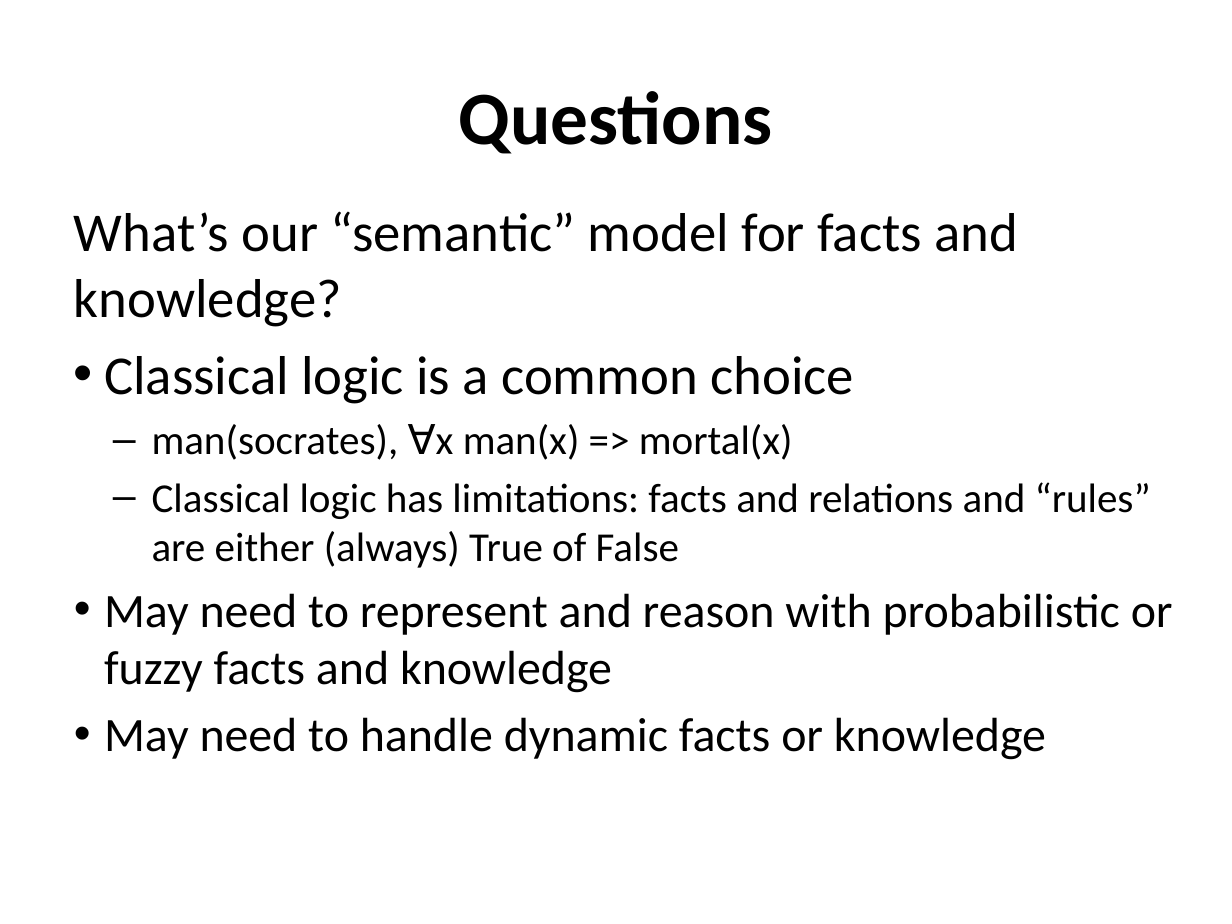
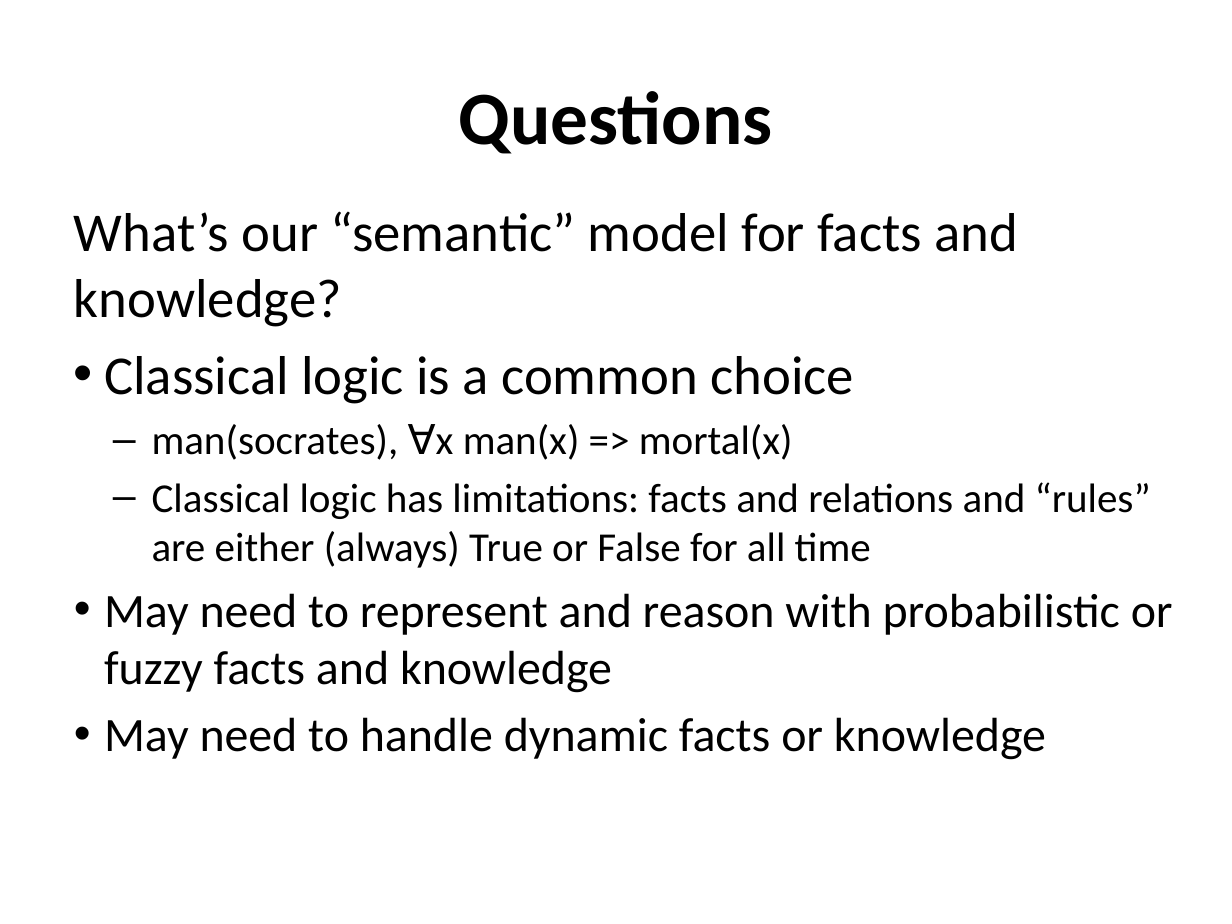
Before and after one commit to UMBC-CMSC-491-691-F19-Knowledge-Graphs/class_material, a slide deck: slide 6 of notes/01_introduction/01c_technologies.pptx. Drawn at 1232x924 pixels with LibreOffice and Linux fonts; fonts in the diff are those of the drawing. Boxes give left, top, right and bottom in pixels: in the first picture for what was removed or moved away, otherwise in the second. Text is boxed around its words. In the diff, an @@ line names an element or a change of style, - is before the commit and + after.

```diff
--- a/notes/01_introduction/01c_technologies.pptx
+++ b/notes/01_introduction/01c_technologies.pptx
@@ text at (x1=152, y1=482, x2=1151, y2=568): text changed @@
-  – Classical logic has limitations: facts and relations and “rules” are either (always) True of False
+  – Classical logic has limitations: facts and relations and “rules” are either (always) True or False for all time
```
Also in this commit, not shown: 13 other slides changed, 1 slide added, 1 other file.
